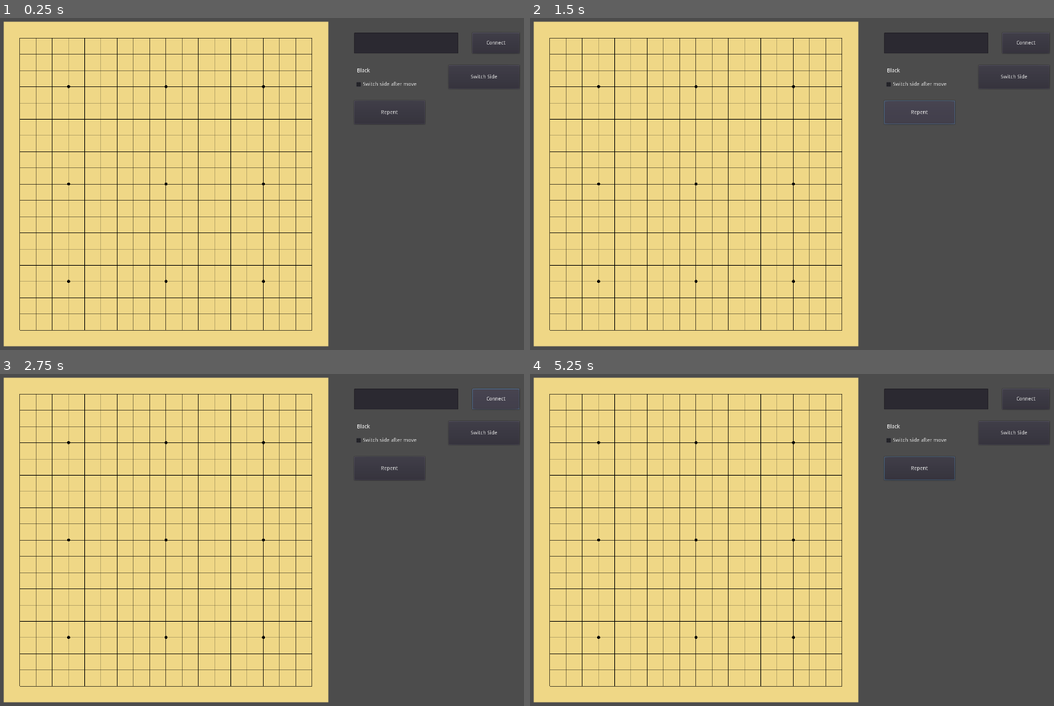
Above: before the commit, frames 1-4 (two rows, left to right).
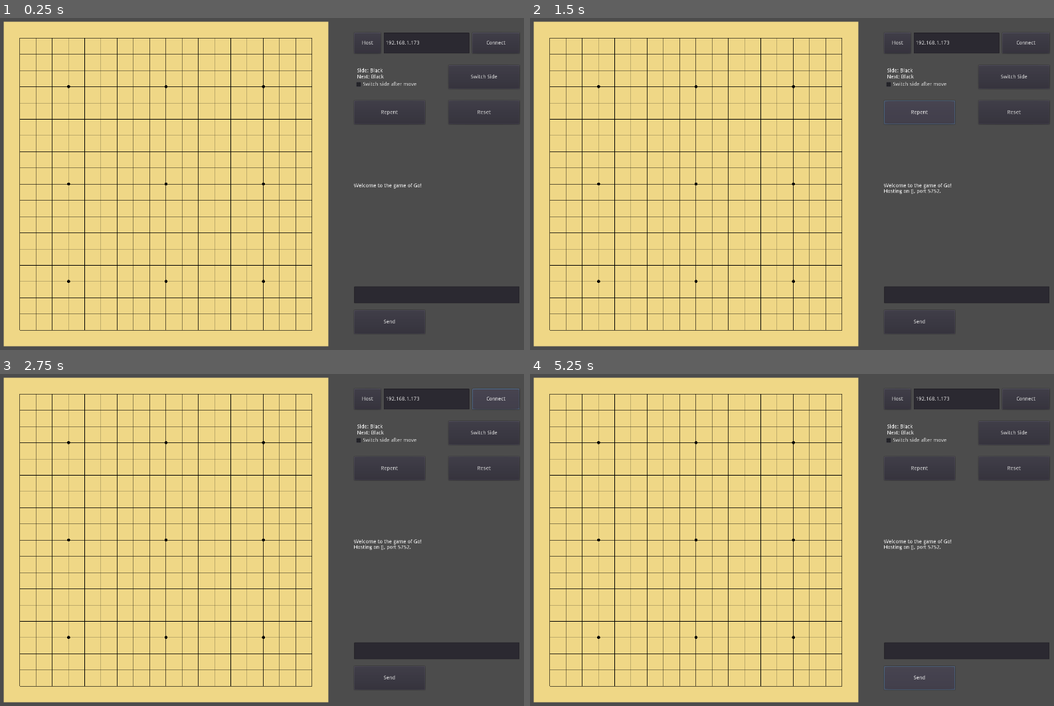
Above: after the commit, the same moments.

Repository: lightyears1998/godot-go
Game: Godot game, scene res://screens/home_screen.tscn
Same seed, same stepped clock (60 frames per second), same inputs: the game is played once before the commit and once after it.
Inputs (mouse positions are in pixels of both pictures, inside the frame that each line leads up to):
- Up to frame 1 (0.25 s): no input
- Up to frame 2 (1.5 s): click (896, 44) at 0.5 s, where only the run after the commit has a clickable "Host"; click "Repent" at 1.25 s
- Up to frame 3 (2.75 s): click "Connect" at 2 s
- Up to frame 4 (5.25 s): click (1012, 466) at 2.75 s, where only the run after the commit has a clickable "Reset"; click (917, 679) at 3.5 s, where only the run after the commit has a clickable "Send"; click "Repent" at 4.25 s; click (917, 679) at 5 s, where only the run after the commit has a clickable "Send"

The runs differ from the first frame. In frame 1, 2.0% of the frame differs, in the area x 67-100%, y 4-95%; in frame 2, 2.1%; in frame 3, 2.1%; in frame 4, 2.2%, in the area x 67-100%, y 4-96%.

Commit message:
feat: Playing throght local network

Diff:
--- a/components/chessboard.gd
+++ b/components/chessboard.gd
@@ -4,7 +4,10 @@
 
 class_name Chessboard
 
-signal side_changed(new_side)
+signal side_changed()
+signal chess_had_not_placed(row_index, column_index, side, why)
+signal chess_placed(row_index, column_index, side)
+signal user_repented(restored_history_index)
 
 export(int) var chessboard_size = 880
 export(int) var chessboard_rows = 19
@@ -25,6 +28,9 @@
 var placed_chesses = []
 
 var history = []
+
+func is_playing_through_network():
+	return get_tree().network_peer != null
 
 func is_valid_chess_index(row_index, column_index):
 	return row_index >= 0 && row_index < chessboard_rows && column_index >= 0 && column_index < chessboard_rows
@@ -44,6 +50,7 @@
 	next_chess_side = 0
 	reset_placed_chesses()
 	history = []
+	update()
 
 func init_cross_points():
 	var columns = ["A", "B", "C", "D", "E", "F", "G", "H", "J", "K", "L", "M", "N", "O", "P", "Q", "R", "S", "T"]
@@ -93,7 +100,7 @@
 		if mouse_hover_cross_point:
 			var row_index = mouse_hover_cross_point.row_index
 			var column_index = mouse_hover_cross_point.column_index
-			if !is_place_taken(row_index, column_index):
+			if !is_place_taken(placed_chesses, row_index, column_index):
 				draw_chess(row_index, column_index, user_side, 0.6)
 
 func draw_chess(row_index, column_index, side, chess_color_alpha = 1):
@@ -120,15 +127,35 @@
 					var row_index = nearest_cross_point["row_index"]
 					var column_index = nearest_cross_point["column_index"]
 					if user_side == next_chess_side:
-						if can_place_chess(row_index, column_index, next_chess_side):
-							place_chess(row_index, column_index, next_chess_side)
-							var dead_chesses = detect_dead_chesses_indexes()
-							for chess_index in dead_chesses:
-								remove_chess(chess_index.x, chess_index.y)
-							next_chess_side = 1 - next_chess_side
-							if switch_side_after_move:
-								switch_user_side()
-			update()
+						user_try_place_chess(row_index, column_index, user_side)
+		else:
+			mouse_hover_cross_point = null
+		update()
+
+func user_try_place_chess(row_index, column_index, side):
+	try_place_chess(row_index, column_index, side)
+	if is_playing_through_network():
+		rpc("try_place_chess", row_index, column_index, side)
+
+remote func try_place_chess(row_index, column_index, side):
+	var err = can_place_chess(row_index, column_index, next_chess_side)
+	if !err:
+		place_chess(row_index, column_index, next_chess_side)
+		var dead_chesses = detect_dead_chess_indexes(placed_chesses, side)
+		for chess_index in dead_chesses:
+			remove_chess(chess_index.x, chess_index.y)
+		next_chess_side = 1 - next_chess_side
+		if switch_side_after_move:
+			switch_user_side()
+		var record = {
+			"placed_chesses": placed_chesses.duplicate(true),
+			"last_move_by_side": side
+		}
+		history.push_back(record)
+		emit_signal("chess_placed", row_index, column_index, side)
+	else:
+		emit_signal("chess_had_not_placed", row_index, column_index, side, err)
+	update()
 
 func find_nearest_cross_point_and_distance(position):
 	var min_distance = chessboard_size
@@ -145,35 +172,58 @@
 		"cross_point": nearest_cross_point
 	}
 
-func is_place_taken(row_index, column_index):
-	return placed_chesses[row_index][column_index] != -1
+func is_place_taken(chesses, row_index, column_index):
+	return chesses[row_index][column_index] != -1
 
 func can_place_chess(row_index, column_index, side):
-	return !is_place_taken(row_index, column_index)
+	# Standard rule forbits placing stone over other stone
+	if is_place_taken(placed_chesses, row_index, column_index):
+		return "Place is already taken."
+
+	# Standard rule forbits suicide.
+	var chesses = placed_chesses.duplicate(true)
+	chesses[row_index][column_index] = side
+	var dead_chess_indexes_after_play = detect_dead_chess_indexes(chesses, side)
+	for dead_chess_index in dead_chess_indexes_after_play:
+		if chesses[dead_chess_index.x][dead_chess_index.y] == side:
+			return "Suicide is not permitted."
+	remove_chesses(chesses, dead_chess_indexes_after_play)
+
+	# Standard rule forbits the same situation come out once again.
+	for i in len(history):
+		if chesses == history[i]["placed_chesses"]:
+			return "Same situation happened in #%d, which is not permitted." % i
+
+	return null
 
 func place_chess(row_index, column_index, side):
 	placed_chesses[row_index][column_index] = side
 
-func remove_chess(row_index, column_index, record_history = true):
+func remove_chess(row_index, column_index):
 	placed_chesses[row_index][column_index] = -1
 
-func detect_dead_chesses_indexes():
-	var dead_chesses_indexes = []
+func remove_chesses(chesses, dead_chess_indexes):
+	for index in dead_chess_indexes:
+		chesses[index.x][index.y] = -1
+	return chesses
+
+func detect_dead_chess_indexes(chesses, last_move_side):
+	var dead_chess_indexes = []
 
 	var visited_black = Util.new_2d_array(chessboard_rows, chessboard_rows, false)
 	var visited_white = Util.new_2d_array(chessboard_rows, chessboard_rows, false)
 	for i in chessboard_rows:
 		for j in chessboard_rows:
-			if is_place_taken(i, j):
+			if is_place_taken(chesses, i, j):
 				var visited
-				if placed_chesses[i][j] == 0:
+				if chesses[i][j] == 0:
 					visited = visited_black
 				else:
 					visited = visited_white
 				if visited[i][j]:
 					continue
 
-				var side = placed_chesses[i][j]
+				var side = chesses[i][j]
 				var liberty = 0
 				var group = []
 
@@ -183,10 +233,10 @@
 
 				while len(queue) > 0:
 					var current_place = queue.pop_front()
-					if !is_place_taken(current_place.x, current_place.y):
+					if !is_place_taken(chesses, current_place.x, current_place.y):
 						liberty += 1
 						visited_empty.push_back(current_place)
-					elif side == placed_chesses[current_place.x][current_place.y]:
+					elif side == chesses[current_place.x][current_place.y]:
 						group.push_back(current_place)
 						for d in [[1, 0], [-1, 0], [0, 1], [0, -1]]:
 							var dx = d[0]
@@ -200,14 +250,34 @@
 				for place in visited_empty:
 					visited[place.x][place.y] = false
 				if liberty == 0:
-					dead_chesses_indexes.append_array(group)
-	return dead_chesses_indexes
+					dead_chess_indexes.append_array(group)
+
+	var opponent_side = 1 - last_move_side
+	var at_least_one_oppoent_chess_died = false
+	for chess_index in dead_chess_indexes:
+		if chesses[chess_index.x][chess_index.y] == opponent_side:
+			at_least_one_oppoent_chess_died = true
+			break
+	if at_least_one_oppoent_chess_died:
+		var opponent_dead_chess_indexes = []
+		for index in dead_chess_indexes:
+			if chesses[index.x][index.y] == opponent_side:
+				opponent_dead_chess_indexes.push_back(index)
+		dead_chess_indexes = opponent_dead_chess_indexes
+	return dead_chess_indexes
 
 func repent():
-	var last_move = history.pop_back()
-	if last_move:
-		last_move["place"]
+	var last_record = history.pop_back()
+	if last_record && last_record["last_move_by_side"] == user_side:
+		last_record = history.pop_back()
+	if last_record:
+		placed_chesses = last_record["placed_chesses"]
+		next_chess_side = 1 - last_record["last_move_by_side"]
+	else:
+		reset()
+	emit_signal("user_repented", len(history))
+	update()
 
 func switch_user_side():
 	user_side = 1 - user_side
-	emit_signal("side_changed", user_side)
+	emit_signal("side_changed")
--- a/screens/home_screen.gd
+++ b/screens/home_screen.gd
@@ -1,12 +1,81 @@
 extends Control
 
+var SIDES = ["Black", "White"]
+var HOST_PORT = 5752
 
 func _ready():
+	_setup_network_callbacks()
 	$Chessboard.connect("side_changed", self, "_on_side_changed")
+	$Chessboard.connect("chess_placed", self, "_on_chess_placed")
+	$Chessboard.connect("chess_had_not_placed", self, "_on_chess_had_not_placed")
+	$HostButton.connect("pressed", self, "host")
+	$ConnectButton.connect("pressed", self, "connect_to_host")
 	$RepentButton.connect("pressed", $Chessboard, "repent")
 	$SwitchSideButton.connect("pressed", $Chessboard, "switch_user_side")
 	$AutoSwitchSideCheckBox.connect("pressed", $Chessboard, "toggle_switch_side_after_move")
+	$SendChatButton.connect("pressed", self, "_on_send_chat_button_pressed")
+	$ResetButton.connect("pressed", $Chessboard, "reset")
 
-func _on_side_changed(new_side):
-	var sides = ["Black", "White"]
-	$SideLabel.set_text(sides[new_side])
+func _setup_network_callbacks():
+	get_tree().connect("network_peer_connected", self, "_player_connected")
+	get_tree().connect("network_peer_disconnected", self, "_player_disconnected")
+	get_tree().connect("connected_to_server", self, "_connected_ok")
+	get_tree().connect("connection_failed", self, "_connected_fail")
+	get_tree().connect("server_disconnected", self, "_server_disconnected")
+
+func _update_side_label():
+	var user_side = $Chessboard.user_side
+	var next_side = $Chessboard.next_chess_side
+	$SideLabel.set_text("Side: %s\nNext: %s" % [SIDES[user_side], SIDES[next_side]])
+
+func _on_side_changed():
+	_update_side_label()
+
+func _on_send_chat_button_pressed():
+	var text = $ChatLineEdit.text
+	if text:
+		print_log(text)
+
+func _on_chess_placed(row_index, column_index, side):
+	print_log("%s plays at (%s, %s)" % [SIDES[side], row_index, column_index])
+
+func _on_chess_had_not_placed(row_index, column_index, side, why):
+	print_log("%s cannot play at (%s, %s): %s" % [SIDES[side], row_index, column_index, why])
+
+func print_log(text):
+	$ChatLineEdit.text = ""
+	$ChatLabel.add_text(text)
+	$ChatLabel.newline()
+
+func _player_connected(id):
+	print_log("Player connected: %s" % id)
+
+func _player_disconnected(id):
+	print_log("Player disconnected: %s" % id)
+
+func _connected_ok():
+	pass
+
+func _server_disconnected():
+	pass
+
+func _connected_fail():
+	pass
+
+func host():
+	var peer = NetworkedMultiplayerENet.new()
+	peer.create_server(HOST_PORT, 32)
+	get_tree().network_peer = peer
+	print_log("Hosting on %s, port %s." % [get_ip(), HOST_PORT])
+
+func connect_to_host():
+	var peer = NetworkedMultiplayerENet.new()
+	var server_ip = $IPLineEdit.text
+	var err = peer.create_client(server_ip, HOST_PORT)
+	if err:
+		print_log("Fail to connect to host (%s)" % err)
+		return
+	get_tree().network_peer = peer
+
+func get_ip():
+	return IP.get_local_addresses()
--- a/screens/home_screen.tscn
+++ b/screens/home_screen.tscn
@@ -16,10 +16,21 @@
 [node name="Chessboard" parent="." instance=ExtResource( 2 )]
 
 [node name="IPLineEdit" type="LineEdit" parent="."]
+margin_left = 1040.0
+margin_top = 40.0
+margin_right = 1272.0
+margin_bottom = 96.0
+text = "192.168.1.173"
+__meta__ = {
+"_edit_use_anchors_": false
+}
+
+[node name="HostButton" type="Button" parent="."]
 margin_left = 960.0
 margin_top = 40.0
-margin_right = 1242.0
+margin_right = 1032.0
 margin_bottom = 96.0
+text = "Host"
 __meta__ = {
 "_edit_use_anchors_": false
 }
@@ -40,6 +51,26 @@
 margin_right = 1152.0
 margin_bottom = 288.0
 text = "Repent"
+__meta__ = {
+"_edit_use_anchors_": false
+}
+
+[node name="ResetButton" type="Button" parent="."]
+margin_left = 1216.0
+margin_top = 224.0
+margin_right = 1408.0
+margin_bottom = 288.0
+text = "Reset"
+__meta__ = {
+"_edit_use_anchors_": false
+}
+
+[node name="SendChatButton" type="Button" parent="."]
+margin_left = 960.0
+margin_top = 792.0
+margin_right = 1152.0
+margin_bottom = 856.0
+text = "Send"
 __meta__ = {
 "_edit_use_anchors_": false
 }
@@ -67,7 +98,9 @@
 margin_top = -35.5214
 margin_right = 104.284
 margin_bottom = -11.5214
-text = "Black"
+text = "Side: Black
+Next: Black
+"
 __meta__ = {
 "_edit_use_anchors_": false
 }
@@ -85,3 +118,28 @@
 __meta__ = {
 "_edit_use_anchors_": false
 }
+
+[node name="ChatLabel" type="RichTextLabel" parent="."]
+margin_left = 959.0
+margin_top = 448.0
+margin_right = 1408.0
+margin_bottom = 704.0
+text = "Welcome to the game of Go!
+"
+scroll_following = true
+__meta__ = {
+"_edit_use_anchors_": false
+}
+
+[node name="ChatLineEdit" type="LineEdit" parent="."]
+anchor_left = 0.66696
+anchor_top = 0.877151
+anchor_right = 0.66696
+anchor_bottom = 0.877151
+margin_left = -0.421692
+margin_top = -61.4358
+margin_right = 447.578
+margin_bottom = -16.4358
+__meta__ = {
+"_edit_use_anchors_": false
+}
--- a/scripts/Util.gd
+++ b/scripts/Util.gd
@@ -13,3 +13,6 @@
 		for j in shape1:
 			arr[i][j] = initial_value
 	return arr
+
+static func clone(data):
+	return bytes2var(var2bytes(data))
